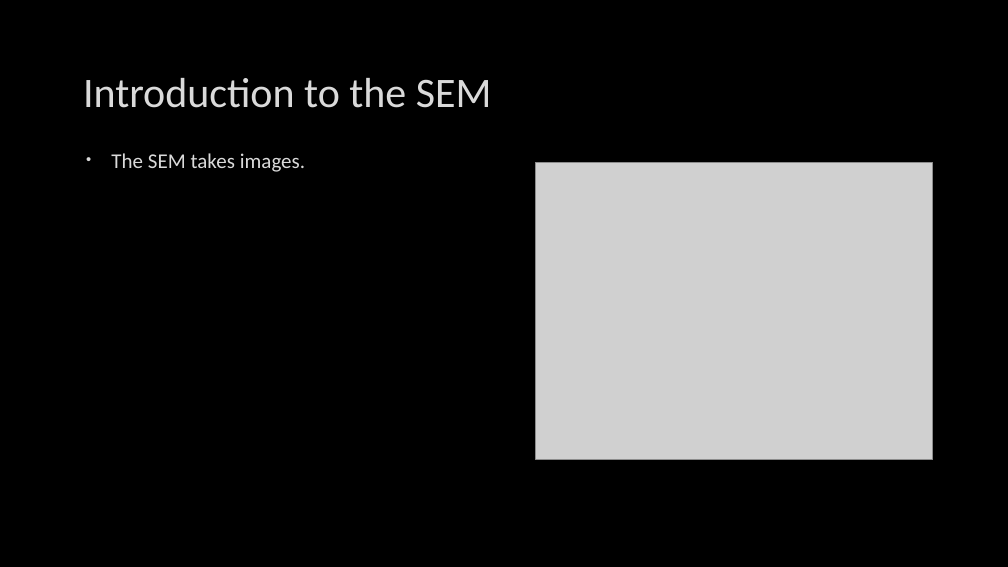
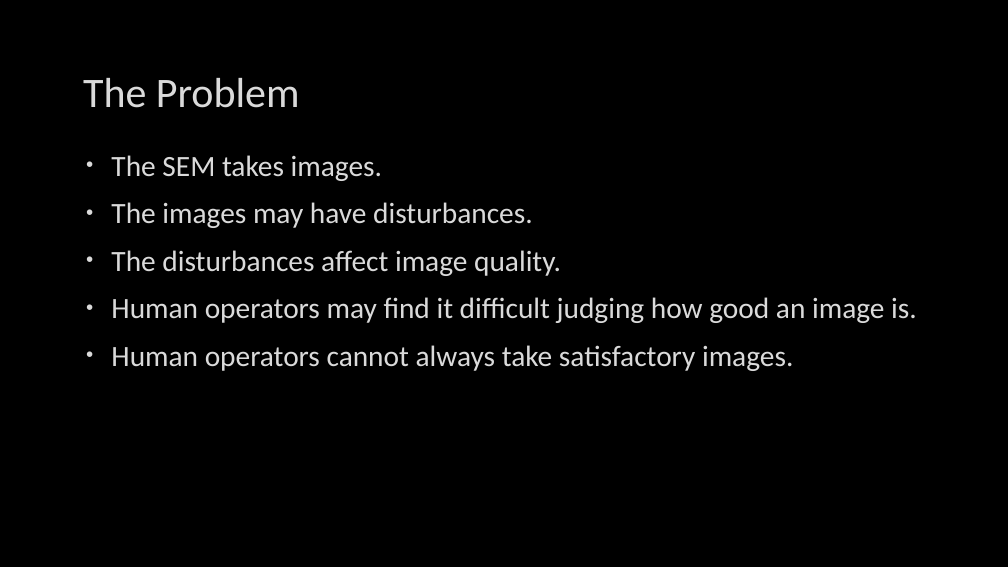
Before and after one commit to LiuchuyaoXu/P004-SEM-Tool, a slide deck: slide 2 of Reports/Presentation 1.pptx. Drawn at 1008x567 pixels with LibreOffice and Linux fonts; fonts in the diff are those of the drawing; grey boxes stand for pictures; background and template pictures are left out. Boxes give left, top, right and bottom in pixels: in the first picture for what was removed or moved away, otherwise in the second. Text is boxed around its words. In the diff, an @@ line names an element or a change of style, - is before the commit and + after.

```diff
--- a/Reports/Presentation 1.pptx
+++ b/Reports/Presentation 1.pptx
@@ title at (83,78,300,108): text changed @@
-Introduction to the SEM
+The Problem
@@ text at (111,155,382,181): size 20 to 28 pt in "The SEM takes images."; more space between paragraphs @@
@@ picture removed at (535,163,932,461) @@
@@ text at (111,202,917,371): paragraphs added @@
+• The images may have disturbances.
+• The disturbances affect image quality.
+• Human operators may find it difficult judging how good an image is.
+• Human operators cannot always take satisfactory images.
```
Also in this commit, not shown: 3 other slides changed, 3 slides added, 3 slides removed, 3 other files.
